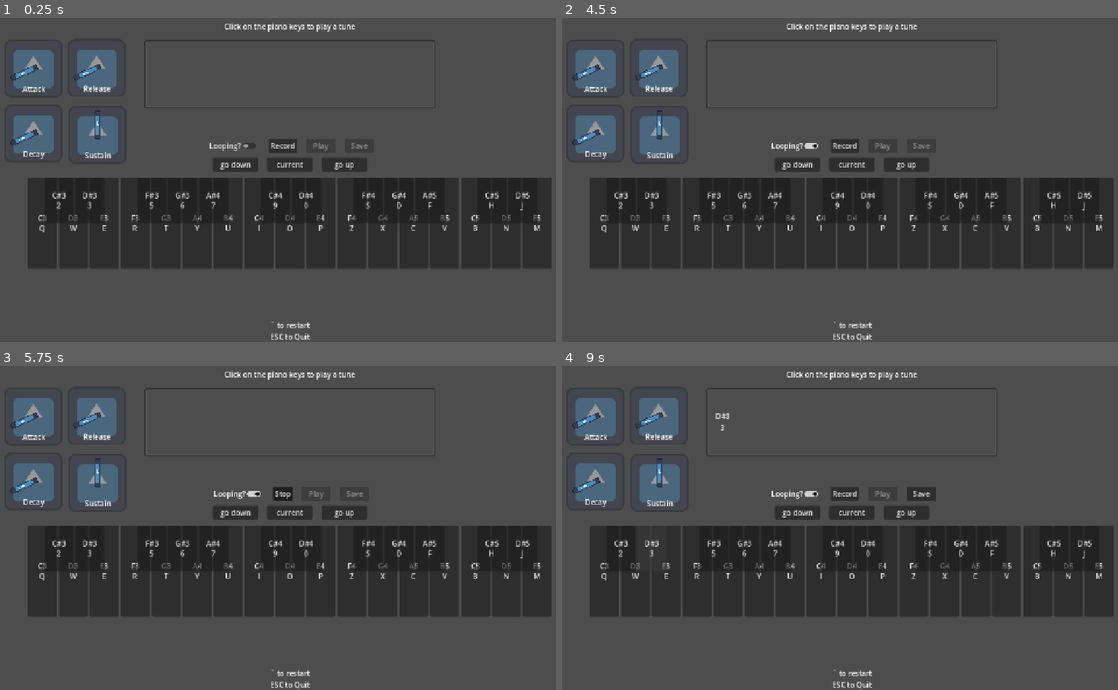
Above: before the commit, frames 1-4 (two rows, left to right).
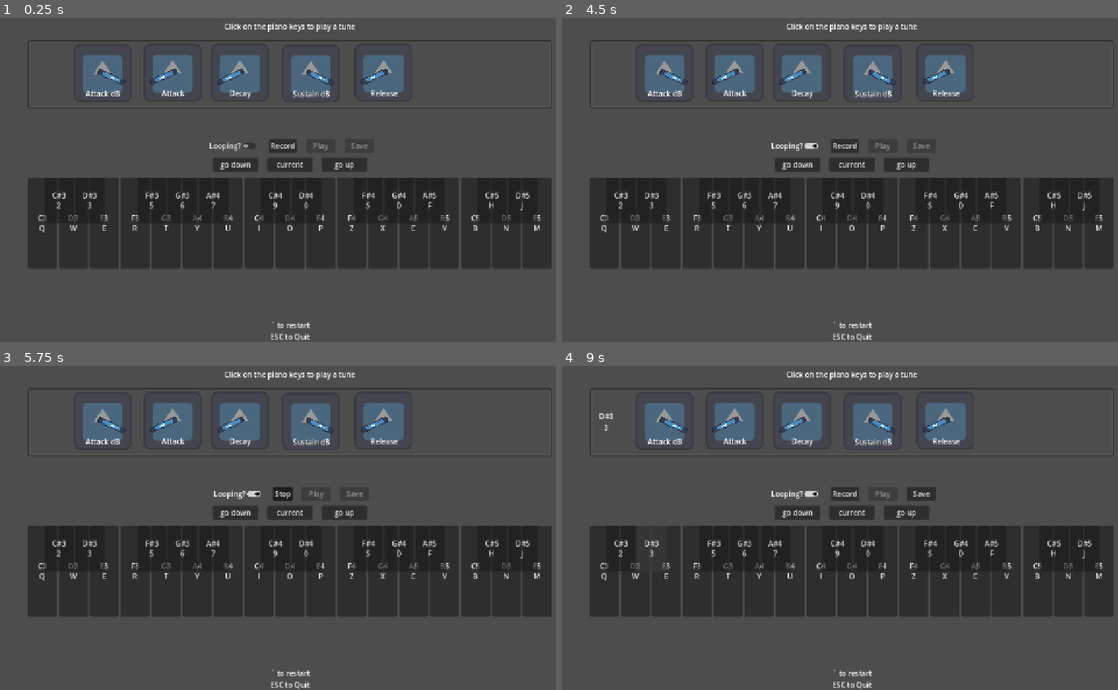
Above: after the commit, the same moments.

Repository: BaconEggsRL/GDSynth
Game: Godot game, scene res://main.tscn
The game is run twice, just before and just after one commit, with the same random seed, the same clock (stepped at 60 frames per second) and the same inputs. The engine's default icon, where the game draws it, is replaced by a stand-in: a white triangle on a blue panel in a dark square. Sound files missing from this copy of the repository are replaced by a short silence.
Inputs:
- Up to frame 1 (0.25 s): no input
- Up to frame 2 (4.5 s): click "current" at 0.5 s; click "go down" at 1.25 s; click "go down" at 2 s; click "go up" at 2.75 s; click "go up" at 3.5 s; click "Looping?" at 4.25 s
- Up to frame 3 (5.75 s): click "Record" at 5 s
- Up to frame 4 (9 s): click "Stop" at 5.75 s; click "Play" at 6.5 s; click "C3 Q" at 7.25 s; click "D3 W" at 8 s; click "E3 E" at 8.75 s

The runs differ from the first frame. In frame 1, 6.9% of the frame differs, in the area x 1-100%, y 6-44%; in frame 2, 6.9%; in frame 3, 6.9%; in frame 4, 6.9%.

Commit message:
ADSR
attack db

Diff:
--- a/main.gd
+++ b/main.gd
@@ -18,9 +18,9 @@
 const max_peak_db:float = 0.0
 @export_range (min_peak_db, max_peak_db, 1) var peak_db = 0.0
 
-const min_sus_db:float = -80.0
+const min_sus_db:float = -40.0
 const max_sus_db:float = 0.0
-@export_range (min_sus_db, max_sus_db, 1) var sus_db = -10.0
+@export_range (min_sus_db, max_sus_db, 1) var sus_db = peak_db
 
 
 
@@ -39,6 +39,7 @@
 
 
 # KNOBS!
+@export var peak_knob:Knob
 @export var attack_knob:Knob
 @export var decay_knob:Knob
 @export var sus_knob:Knob
@@ -177,6 +178,19 @@
 
 	# turn knobs
 
+	# peak db knob
+	# set initial rotation of knob
+	var peak_init = remap(peak_db, min_peak_db, max_peak_db, 18.1690, 81.8309)
+	print("peak_init = %s" % peak_init)
+	var peak_fang:float = lerp_angle(peak_knob.knob.rotation, peak_init, 0.3)
+	print("peak_fang = %s" % peak_fang)
+	peak_knob.knob.rotation = remap(peak_db, min_peak_db, max_peak_db, -2, 2)
+	print("peak_rot = %s" % peak_knob.knob.rotation)
+	# signal to update btns
+	peak_knob.turned.connect(_on_knob_turned.bind("P"))
+	peak_knob.turned.emit(peak_init)
+
+
 	# attack knob
 	# set initial rotation of knob
 	var attack_init = remap(attack_samples, min_attack_samples, max_attack_samples, 18.1690, 81.8309)
@@ -203,15 +217,15 @@
 
 	# sus knob
 	# set initial rotation of knob
-	#var attack_init = remap(attack_samples, min_attack_samples, max_attack_samples, 18.1690, 81.8309)
-	#print("attack_init = %s" % attack_init)
-	#var attack_fang:float = lerp_angle(attack_knob.knob.rotation, attack_init, 0.3)
-	#print("attack_fang = %s" % attack_fang)
-	#attack_knob.knob.rotation = remap(attack_samples, min_attack_samples, max_attack_samples, -2, 2)
-	#print("attack_rot = %s" % attack_knob.knob.rotation)
-	## signal to update btns
-	#attack_knob.turned.connect(_on_knob_turned.bind("A"))
-	#attack_knob.turned.emit(attack_init)
+	var sus_init = remap(sus_db, min_sus_db, max_sus_db, 18.1690, 81.8309)
+	print("sus_init = %s" % sus_init)
+	var sus_fang:float = lerp_angle(sus_knob.knob.rotation, sus_init, 0.3)
+	print("sus_fang = %s" % sus_fang)
+	sus_knob.knob.rotation = remap(sus_db, min_sus_db, max_sus_db, -2, 2)
+	print("sus_rot = %s" % sus_knob.knob.rotation)
+	# signal to update btns
+	sus_knob.turned.connect(_on_knob_turned.bind("S"))
+	sus_knob.turned.emit(sus_init)
 
 	# release knob
 	# set initial rotation of knob
@@ -389,6 +403,14 @@
 
 func _on_knob_turned(deg:float, type:String="") -> void:
 	match type:
+		"P":
+			var clamped_deg = clamp(deg, 18.1690, 81.8309)
+			var value = remap(clamped_deg, 18.1690, 81.8309, min_peak_db, max_peak_db)
+			print("P knob: %s" % value)
+			self.peak_db = value
+			for btn:PianoButton in piano_buttons:
+				btn.peak_db = self.peak_db
+
 		"A":
 			var clamped_deg = clamp(deg, 18.1690, 81.8309)
 			var value = remap(clamped_deg, 18.1690, 81.8309, min_attack_samples, max_attack_samples)
@@ -407,7 +429,13 @@
 				btn.decay_samples = self.decay_samples
 
 		"S":
-			pass
+			var clamped_deg = clamp(deg, 18.1690, 81.8309)
+			var value = remap(clamped_deg, 18.1690, 81.8309, min_sus_db, max_sus_db)
+			print("S knob: %s" % value)
+			self.sus_db = value
+			for btn:PianoButton in piano_buttons:
+				btn.sus_db = self.sus_db
+
 
 		"R":
 			var clamped_deg = clamp(deg, 18.1690, 81.8309)
--- a/main.tscn
+++ b/main.tscn
@@ -22,14 +22,14 @@
 corner_radius_bottom_right = 4
 corner_radius_bottom_left = 4
 
-[node name="main" type="Node" node_paths=PackedStringArray("looping_btn", "record_btn", "play_btn", "save_btn", "status", "attack_knob", "decay_knob", "sus_knob", "release_knob", "down", "current", "up", "piano_black", "piano_white", "note_label", "polyphonic_player", "audio_player")]
+[node name="main" type="Node" node_paths=PackedStringArray("looping_btn", "record_btn", "play_btn", "save_btn", "status", "peak_knob", "attack_knob", "decay_knob", "sus_knob", "release_knob", "down", "current", "up", "piano_black", "piano_white", "note_label", "polyphonic_player", "audio_player")]
 script = ExtResource("1_ig7tw")
-sus_db = -20.0
 looping_btn = NodePath("Control/ControlBtns/MarginContainer/VBoxContainer/record/looping")
 record_btn = NodePath("Control/ControlBtns/MarginContainer/VBoxContainer/record/record")
 play_btn = NodePath("Control/ControlBtns/MarginContainer/VBoxContainer/record/play")
 save_btn = NodePath("Control/ControlBtns/MarginContainer/VBoxContainer/record/save")
 status = NodePath("Control/VBoxContainer/Status")
+peak_knob = NodePath("Control/peak_knob")
 attack_knob = NodePath("Control/attack_knob")
 decay_knob = NodePath("Control/decay_knob")
 sus_knob = NodePath("Control/sustain_knob")
@@ -81,7 +81,7 @@
 vertical_alignment = 1
 
 [node name="StatsPanel" type="Panel" parent="Control/VBoxContainer"]
-custom_minimum_size = Vector2(640, 151)
+custom_minimum_size = Vector2(1152, 151)
 layout_mode = 2
 theme_override_styles/panel = SubResource("StyleBoxFlat_0xm2m")
 
@@ -224,8 +224,19 @@
 ESC to Quit"
 horizontal_alignment = 1
 
+[node name="peak_knob" parent="Control" instance=ExtResource("2_0xm2m")]
+position = Vector2(228, 127)
+
+[node name="peak_label" type="Label" parent="Control/peak_knob"]
+offset_left = -41.0
+offset_top = 34.0
+offset_right = 43.0
+offset_bottom = 57.0
+text = "Attack dB"
+horizontal_alignment = 1
+
 [node name="attack_knob" parent="Control" instance=ExtResource("2_0xm2m")]
-position = Vector2(76, 117)
+position = Vector2(382, 126)
 
 [node name="AttackLabel" type="Label" parent="Control/attack_knob"]
 offset_left = -41.0
@@ -236,7 +247,7 @@
 horizontal_alignment = 1
 
 [node name="decay_knob" parent="Control" instance=ExtResource("2_0xm2m")]
-position = Vector2(76, 260)
+position = Vector2(530, 126)
 
 [node name="DecayLabel" type="Label" parent="Control/decay_knob"]
 offset_left = -41.0
@@ -248,19 +259,19 @@
 metadata/_edit_use_anchors_ = true
 
 [node name="sustain_knob" parent="Control" instance=ExtResource("2_0xm2m")]
-position = Vector2(217, 263)
+position = Vector2(686, 128)
 
 [node name="SustainLabel" type="Label" parent="Control/sustain_knob"]
 offset_left = -41.0
 offset_top = 34.0
 offset_right = 43.0
 offset_bottom = 57.0
-text = "Sustain"
+text = "Sustain dB"
 horizontal_alignment = 1
 metadata/_edit_use_anchors_ = true
 
 [node name="release_knob" parent="Control" instance=ExtResource("2_0xm2m")]
-position = Vector2(215, 116)
+position = Vector2(846, 126)
 
 [node name="ReleaseLabel" type="Label" parent="Control/release_knob"]
 offset_left = -41.0
